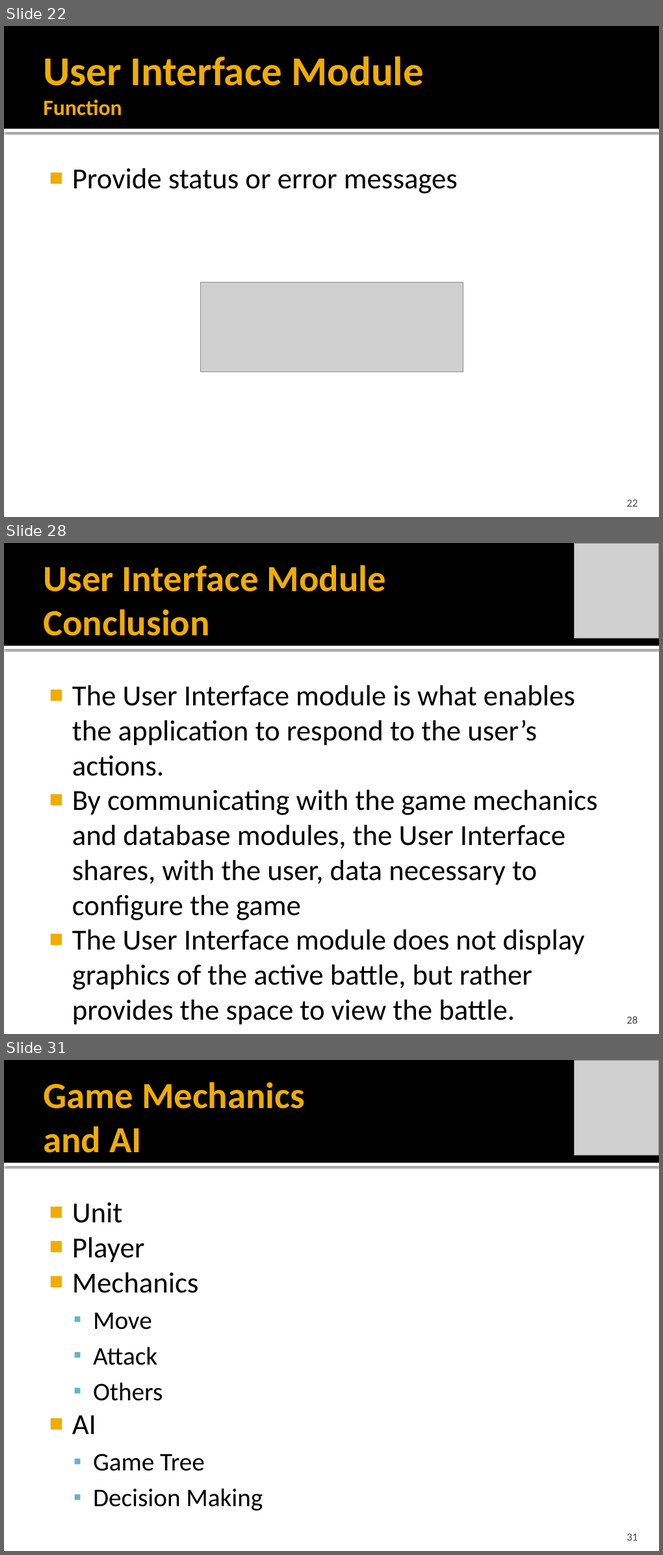
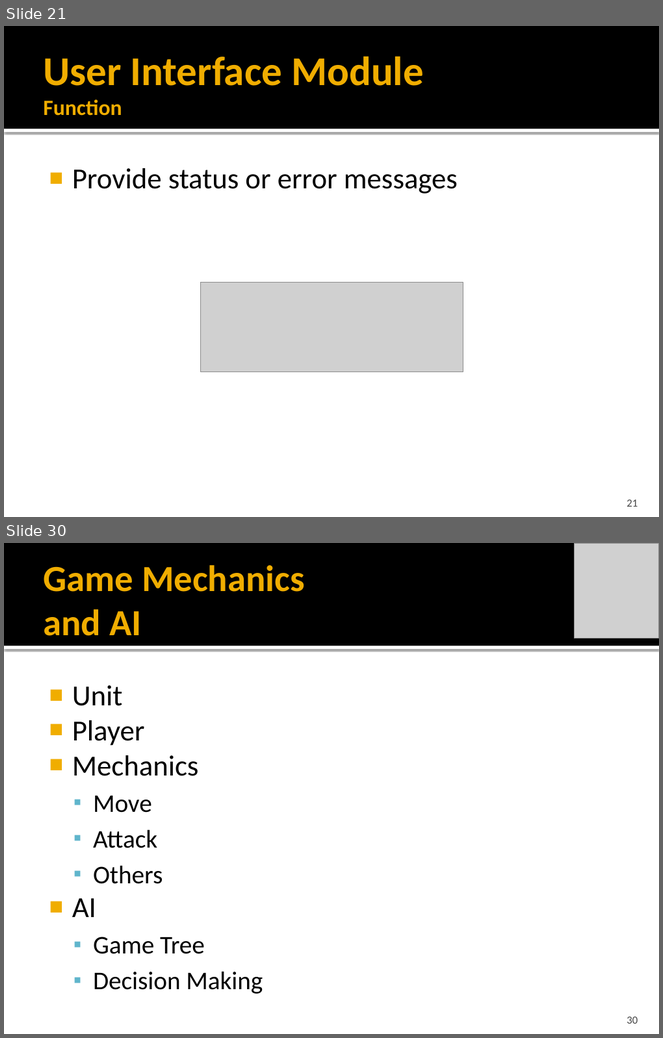
Before and after one commit to idxExtropy/duel-reality, a slide deck: Docs/DUEL REALITY .pptx. Shown one above the other, each under a label of ours: slides 22, 28 and 31 before the commit, slides 21 and 30 after it; the slides between them are not shown. The pictures are 663x1555 and 663x1038 pixels, drawn with LibreOffice and Linux fonts; fonts in the diff are those of the drawing; grey boxes stand for pictures. Boxes give left, top, right and bottom in pixels: in the first picture for what was removed or moved away, otherwise in the second. Text is boxed around its words. In the diff, an @@ line names an element or a change of style, - is before the commit and + after.

```diff
--- a/Docs/DUEL REALITY .pptx
+++ b/Docs/DUEL REALITY .pptx
@@ slide 28 removed at (4, 543, 659, 1034), background #FFFFFF; not listed: 2 template elements that a slide beside it also shows @@
@@ picture removed at (574, 543, 659, 638) @@
@@ title removed at (43, 565, 386, 636) @@
-User Interface Module
-Conclusion
@@ text removed at (72, 685, 597, 1025) @@
-■ The User Interface module is what enables the application to respond to the user’s actions.
-■ By communicating with the game mechanics and database modules, the User Interface shares, with the user, data necessary to configure the game
-■ The User Interface module does not display graphics of the active battle, but rather provides the space to view the battle.
@@ page number removed at (627, 1016, 638, 1024) @@
-28
@@ what was slide 22 is now slide 21 @@
@@ page number at (627, 500, 638, 507): text changed @@
-22
+21
@@ what was slide 31 is now slide 30 @@
@@ page number at (627, 1017, 638, 1024): text changed @@
-31
+30
```
Also in this commit, not shown: 6 slides changed, 3 slides added, 3 other slides removed, 16 other files.
